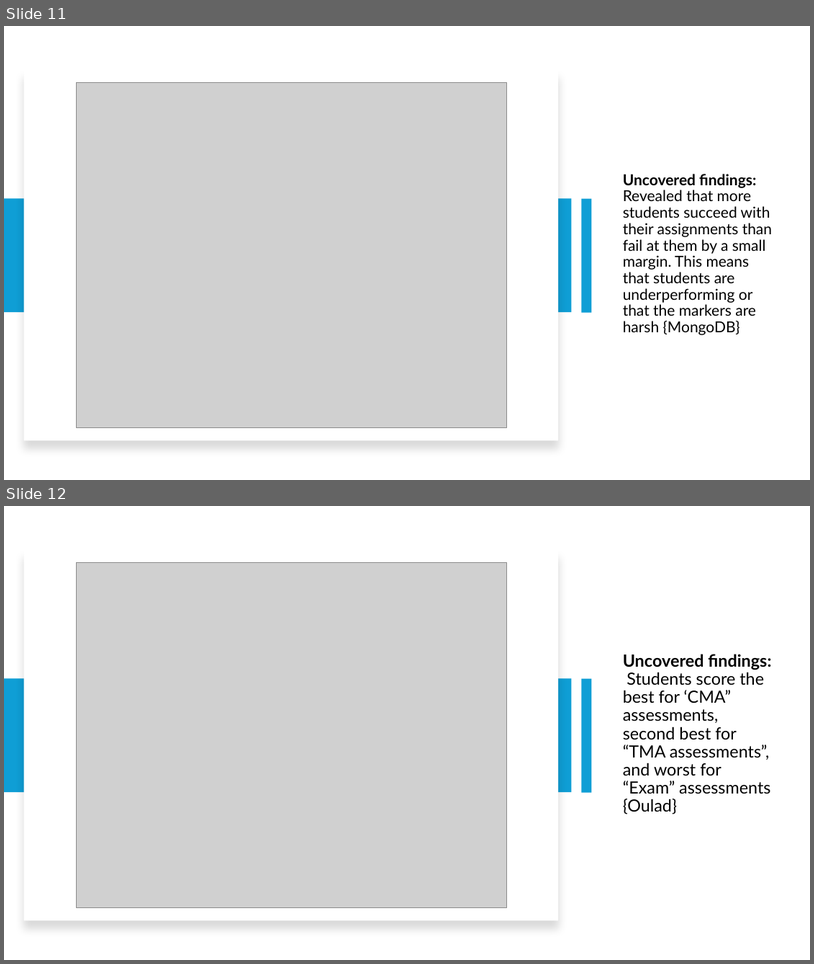
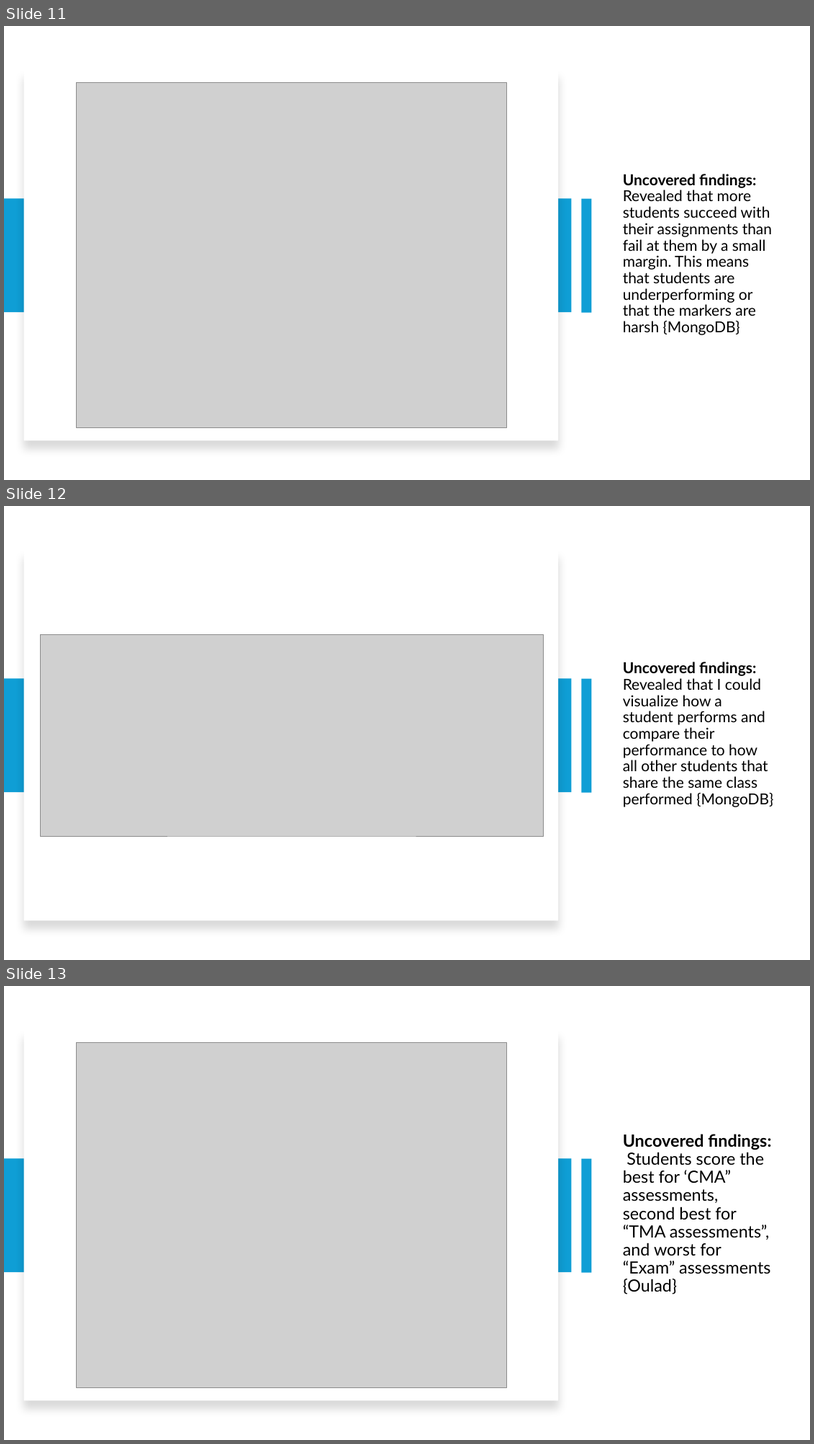
Before and after one commit to ProjectsKoryHasWorkedOn/2024_Grades_Dataset_R_Project, a slide deck: r_project_presentation.pptx. Shown one above the other, each under a label of ours: slides 11 and 12 before the commit, slides 11, 12 and 13 after it. The pictures are 814x964 and 814x1444 pixels, drawn with LibreOffice and Linux fonts; fonts in the diff are those of the drawing; grey boxes stand for pictures. Boxes give left, top, right and bottom in pixels: in the first picture for what was removed or moved away, otherwise in the second. Text is boxed around its words. In the diff, an @@ line names an element or a change of style, - is before the commit and + after.

```diff
--- a/r_project_presentation.pptx
+++ b/r_project_presentation.pptx
@@ slide 12 added at (x1=4, y1=506, x2=810, y2=960), background #FFFFFF @@
@@ rectangle added at (x1=24, y1=550, x2=558, y2=921), fill #FFFFFF @@
@@ picture added at (x1=40, y1=634, x2=543, y2=836) @@
@@ title added at (x1=623, y1=662, x2=774, y2=807), 18 pt, text #000000 @@
+Uncovered findings: Revealed that I could visualize how a student performs and compare their performance to how all other students that share the same class performed {MongoDB}
@@ rectangle added at (x1=4, y1=679, x2=572, y2=793), fill #0F9ED5 @@
@@ rectangle added at (x1=581, y1=679, x2=592, y2=793), fill #0F9ED5 @@
@@ what was slide 12 is now slide 13 @@
```
Also in this commit, not shown: 8 slides changed, 2 other files.
